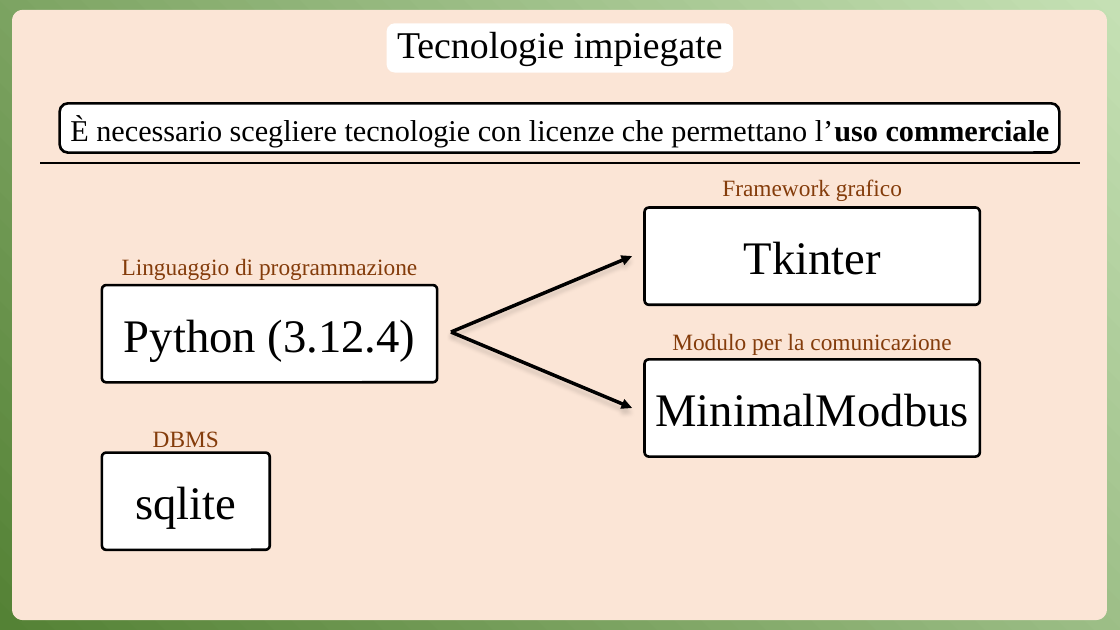
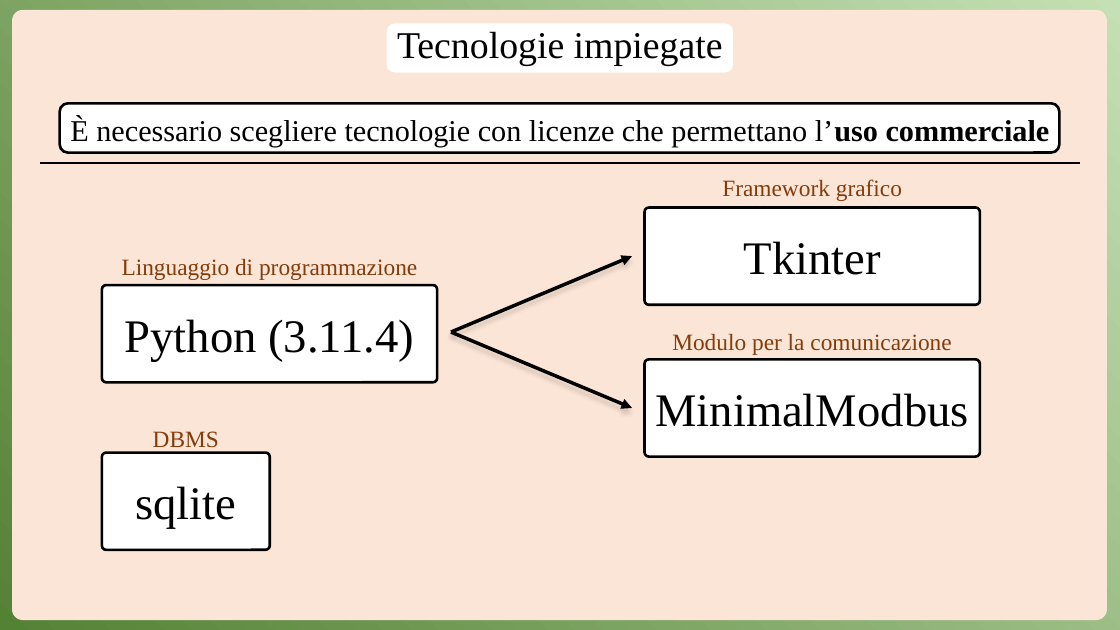
Before and after one commit to Anrighe/Tesi-Laurea-Triennale-Informatica-Unimore, a slide deck: slide 5 of Presentazione_Tesi_Triennale_Informatica_Unimore_2022_2023_Enrico_Marras_152336.pptx. Drawn at 1120x630 pixels with LibreOffice and Linux fonts; fonts in the diff are those of the drawing. Boxes give left, top, right and bottom in pixels: in the first picture for what was removed or moved away, otherwise in the second. Text is boxed around its words. In the diff, an @@ line names an element or a change of style, - is before the commit and + after.

Commit message:
minor change

```diff
--- a/Presentazione_Tesi_Triennale_Informatica_Unimore_2022_2023_Enrico_Marras_152336.pptx
+++ b/Presentazione_Tesi_Triennale_Informatica_Unimore_2022_2023_Enrico_Marras_152336.pptx
@@ text in rounded rectangle at (125, 319, 414, 362): text changed @@
-Python (3.12.4)
+Python (3.11.4)
```
